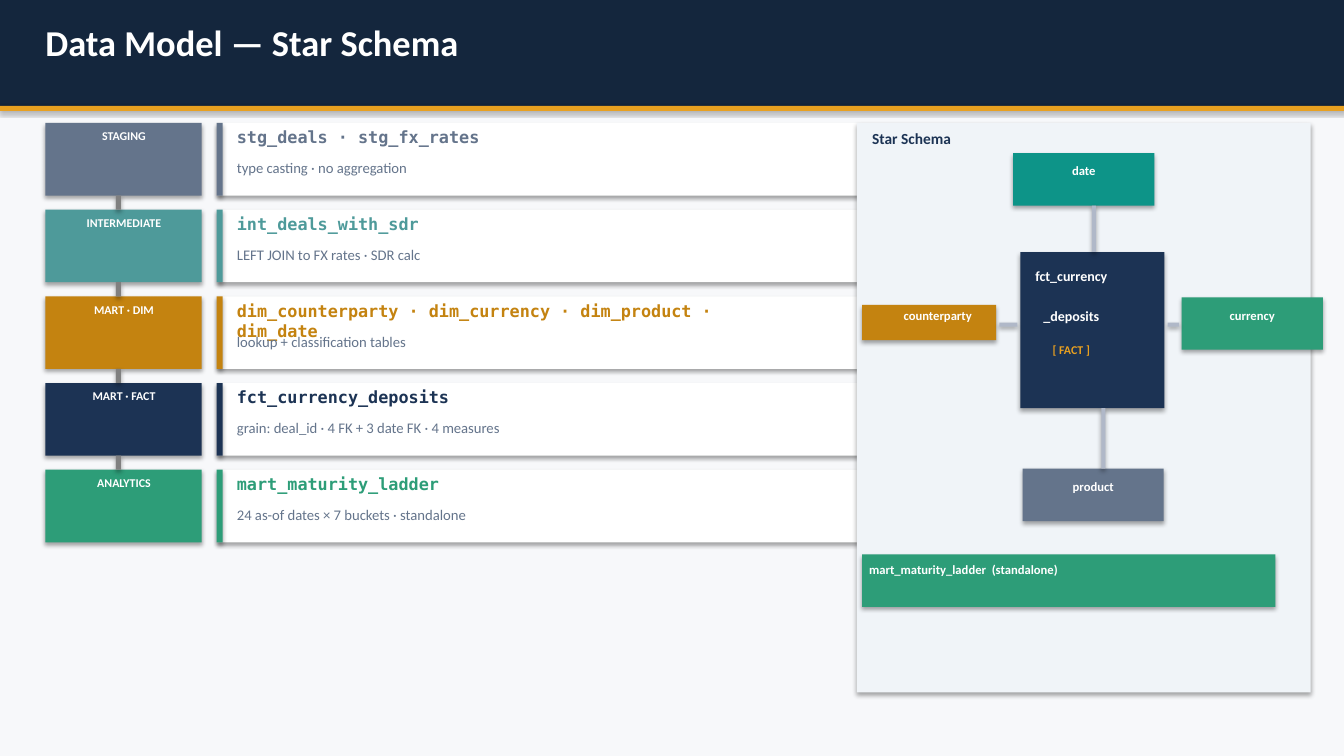
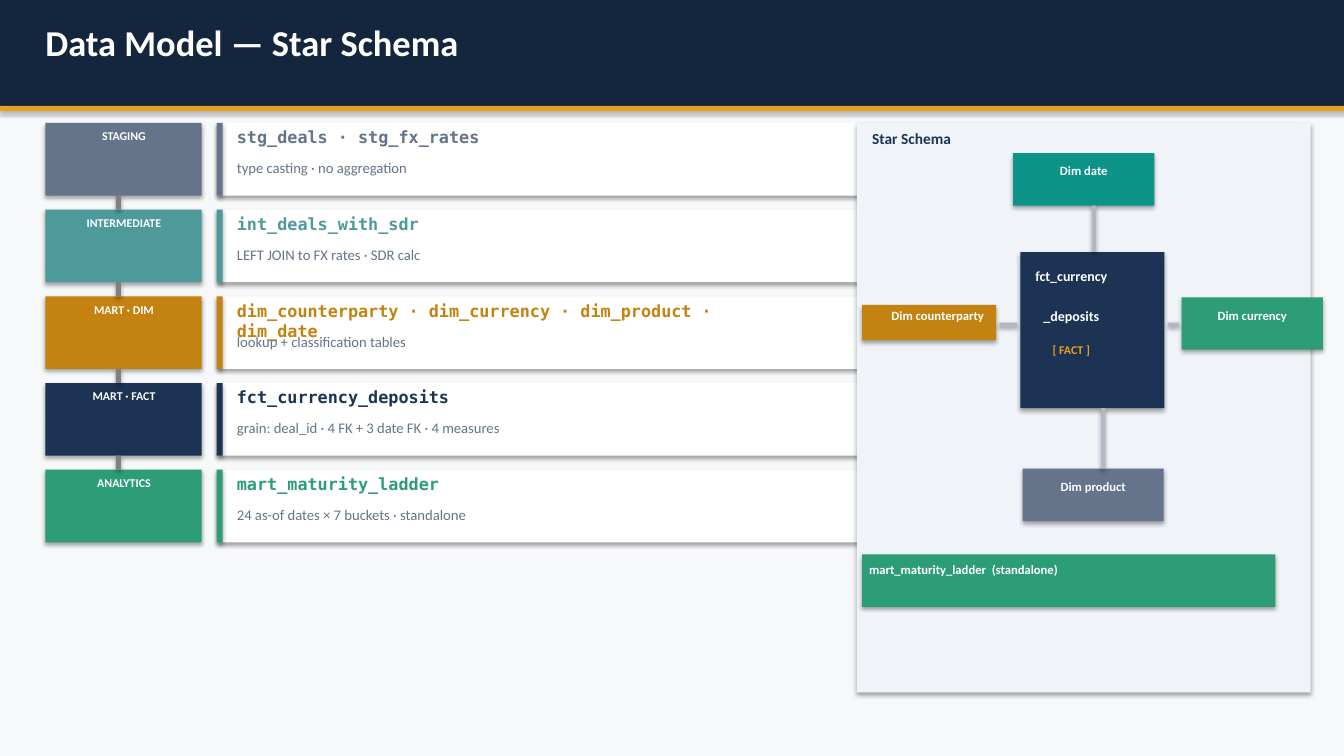
Before and after one commit to gauthiny-glitch/BIS_Analytics_Pipeline, a slide deck: slide 5 of docs/BIS_Portfolio_Deck.pptx. Drawn at 1344x756 pixels with LibreOffice and Linux fonts; fonts in the diff are those of the drawing. Boxes give left, top, right and bottom in pixels: in the first picture for what was removed or moved away, otherwise in the second. Text is boxed around its words. In the diff, an @@ line names an element or a change of style, - is before the commit and + after.

```diff
--- a/docs/BIS_Portfolio_Deck.pptx
+++ b/docs/BIS_Portfolio_Deck.pptx
@@ text at (1060,166,1107,175): text changed @@
-date
+Dim date
@@ text at (891,311,984,322): text changed @@
-counterparty
+Dim counterparty
@@ text at (1218,311,1287,322): text changed @@
-currency
+Dim currency
@@ text at (1061,482,1126,493): text changed @@
-product
+Dim product
```
Also in this commit, not shown: 5 other slides changed, 3 other files.
